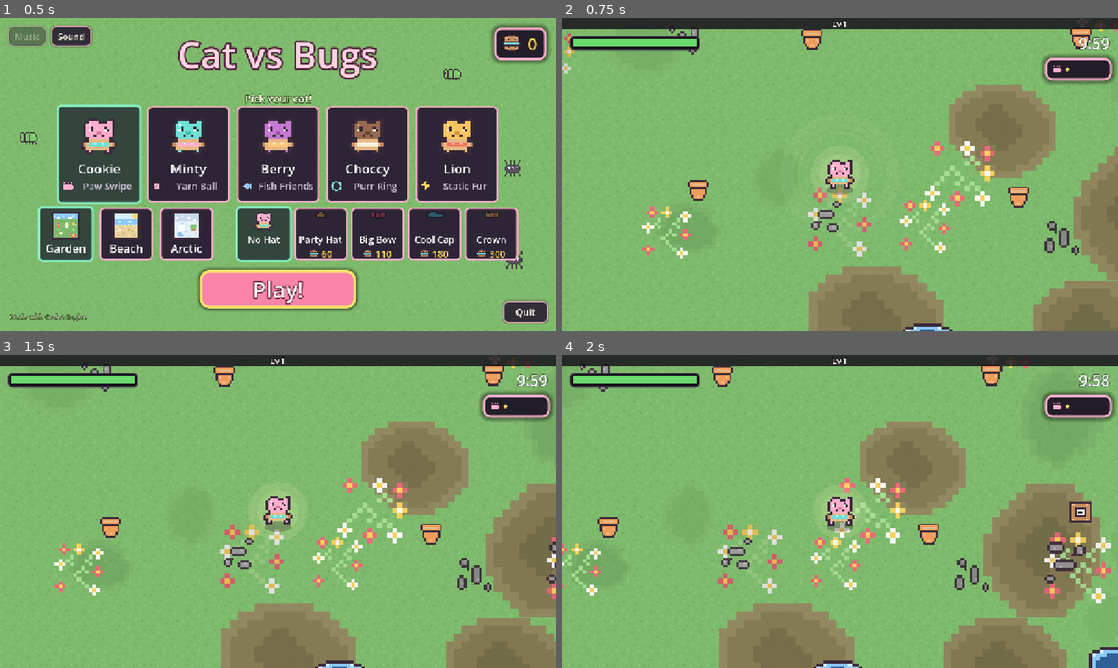
Above: before the commit, frames 1-4 (two rows, left to right).
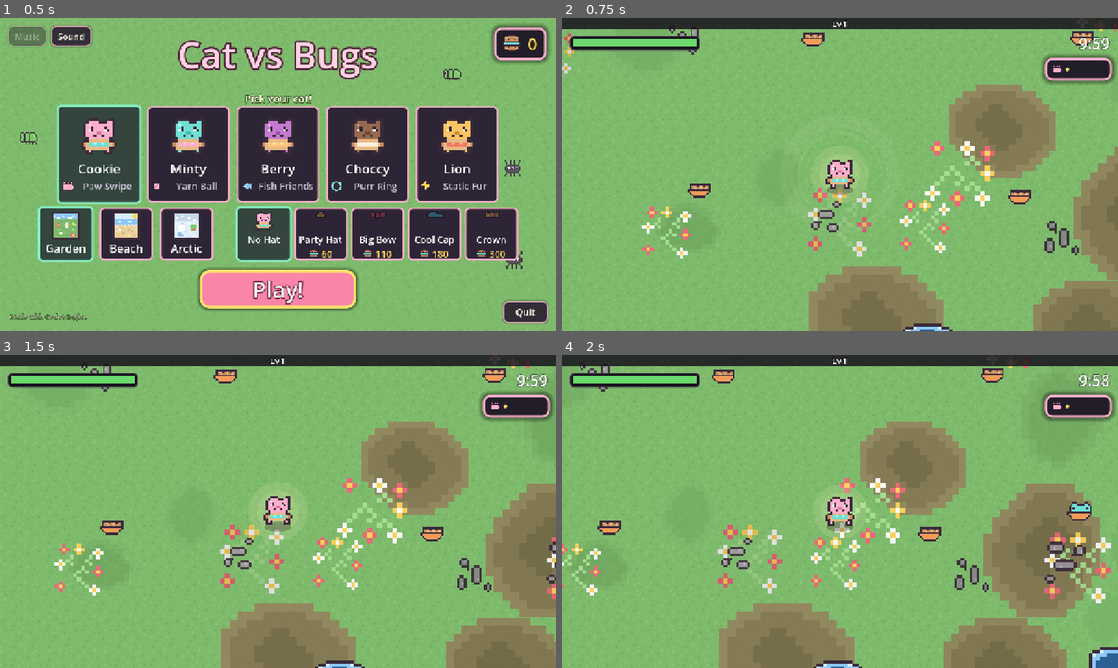
Above: after the commit, the same moments.

Repository: lukew-cogapp/cookie-cat
Game: Godot game, scene res://scenes/start_screen.tscn
Same seed, same stepped clock (60 frames per second), same inputs: the game is played once before the commit and once after it.
Inputs (mouse positions are in pixels of both pictures, inside the frame that each line leads up to):
- Up to frame 1 (0.5 s): no input
- Up to frame 2 (0.75 s): click "Play!" at 0.5 s
- Up to frame 3 (1.5 s): tap Enter at 1.25 s; move the mouse to (400, 495) at 1.27 s; hold D (move_right) from 1.28 s (still down); tap Space (confirm) at 1.35 s; click (400, 495) at 1.42 s
- Up to frame 4 (2 s): keep holding D (move_right)

Frame 1 is identical in both runs. In frame 2, 0.7% of the frame differs, in the area x 22-96%, y 3-61%; in frame 3, 0.7%; in frame 4, 0.9%, in the area x 6-96%, y 3-61%.

Commit message:
Swap the garden's breakables for food bowls
Biscuits, milk and fish: the things a cat would knock over, rather than
a pot of flowers it has no opinion about. The beach and arctic keep
their own sets, since a map is a skin.

Adds an eight second trailer for the Play listing. Recorded silent
because sixty bugs bursting at once is a wall of noise even through the
throttle, with the title read over the end.

Diff:
--- a/scripts/tuning.gd
+++ b/scripts/tuning.gd
@@ -1194,8 +1194,8 @@
 ## meaningless and the run trivial, so most give the xp gem a bug would.
 const PROPS := [
 	{
-		"name": "Flower Pot",
-		"art": "res://assets/prop_pot.png",
+		"name": "Biscuit Bowl",
+		"art": "res://assets/prop_bowl_food.png",
 		"hp": 12.0,
 		"radius": 13.0,
 		"heart_chance": 0.14,
@@ -1203,8 +1203,8 @@
 		"xp": 3,
 	},
 	{
-		"name": "Berry Bush",
-		"art": "res://assets/prop_bush.png",
+		"name": "Milk Bowl",
+		"art": "res://assets/prop_bowl_milk.png",
 		"hp": 20.0,
 		"radius": 15.0,
 		"heart_chance": 0.22,
@@ -1212,8 +1212,8 @@
 		"xp": 5,
 	},
 	{
-		"name": "Cookie Box",
-		"art": "res://assets/prop_box.png",
+		"name": "Fish Bowl",
+		"art": "res://assets/prop_bowl_fish.png",
 		"hp": 34.0,
 		"radius": 14.0,
 		"heart_chance": 0.10,
--- /dev/null
+++ b/test/trailer.gd
@@ -0,0 +1,94 @@
+extends SceneTree
+## Records a run for the Play listing's promo video.
+##
+## Runs WINDOWED and through Godot's own movie writer, which forces a fixed
+## frame rate and writes every frame however long it took to draw:
+##
+##   godot --path . --write-movie store/trailer.avi --fixed-fps 60 \
+##       --resolution 1920x1080 -s test/trailer.gd
+##
+## Play takes a YouTube link rather than a file, so the AVI is footage to
+## upload rather than the finished thing.
+##
+## It shows the loop the game actually is: bugs arrive, the toys kill them
+## without being aimed, the bar fills, and a card is picked. A cat walking
+## through empty grass shows none of that, which is what the first cut did.
+##
+## A -s script cannot name an autoload, so Run comes from the root.
+
+## Eight seconds. Godot's movie writer emits uncompressed frames, so a minute
+## at 1080p is most of a gigabyte, and the loop repeats anyway: a viewer who
+## has seen one level up has seen the game. Cut and re-encode from here.
+const SECONDS := 8.0
+## Matches the physics tick. Everything here moves on `_physics_process`, so
+## one recorded frame is one tick: recording at 30 writes every other tick and
+## the footage plays back at half speed.
+const FPS := 60.0
+## The picker is held long enough to read the three cards before one is taken.
+const PICK_HOLD := 1.4
+
+
+func _init() -> void:
+	await process_frame
+	# Silent. Sixty bugs bursting in one frame is a wall of noise even through
+	# the throttle, and a trailer gets music laid over it anyway.
+	get_root().get_node("Audio").set_muted(true, true)
+	var run: Node = get_root().get_node("Run")
+	var world: Node = load("res://scenes/world.tscn").instantiate()
+	get_root().add_child(world)
+	var player: Node2D = world.get_node("Player")
+	var hud: Node = world.get_node("Hud")
+	var swarm: Node = world.get_node("Swarm")
+	await physics_frame
+
+	# Eight seconds is no time to build a crowd from nothing, so the run opens
+	# mid-fight: a ring of bugs, a few toys already earned, and the bar nearly
+	# full so the level up lands inside the clip.
+	for i in 60:
+		var a := TAU * float(i) / 60.0
+		var d := 220.0 + float(i % 5) * 40.0
+		swarm.spawn(player.global_position + Vector2.from_angle(a) * d, i % 5)
+	run.weapons["yarn"] = 2
+	run.weapons["purr"] = 2
+	run.weapons["fish"] = 1
+	run.add_xp(run.xp_needed - 40)
+
+	var frames := int(SECONDS * FPS)
+	var held := 0
+	for f in frames:
+		if hud._picker.visible:
+			# Left up so the cards can be read, then one is taken. The pause
+			# stops physics, so the countdown runs on rendered frames instead.
+			held += 1
+			# Only the first one is shown. Four pick screens in eight seconds is
+			# a video about menus, and the game is the crowd behind them.
+			if held > int(PICK_HOLD * FPS):
+				held = 0
+				var choices: Array = hud._pending[0] if not hud._pending.is_empty() else []
+				hud._pending.clear()
+				hud._picker.visible = false
+				paused = false
+				if not choices.is_empty():
+					run.take(String(choices[0]))
+				# One pick screen is the feature; four in eight seconds is a
+				# video about menus.
+				run.xp_needed = 100000
+				run.xp_needed = 100000
+			await process_frame
+			continue
+
+		# A slow drift rather than a circle: enough for the lawn to scroll and
+		# for the crowd to have somewhere to chase the cat from.
+		var a := TAU * float(f) / (FPS * 12.0)
+		player.position += Vector2.from_angle(a) * Tuning.PLAYER_SPEED * 0.7 / FPS
+		# Bugs are fed in faster than the wave table would this early: the
+		# footage has to show a crowd, and minute zero is three grubs.
+		if f % 3 == 0:
+			var at: Vector2 = player.global_position + Vector2.from_angle(randf() * TAU) * 320.0
+			swarm.spawn(at, randi() % 4)
+		# Kept alive. A death screen halfway through is not what this is for.
+		player.heal(Tuning.PLAYER_MAX_HP)
+		await physics_frame
+
+	print("TRAILER DONE, %d frames" % frames)
+	quit()
Binary file changed: assets/prop_bowl_fish.png
Binary file changed: assets/prop_bowl_food.png
Binary file changed: assets/prop_bowl_milk.png
Binary file removed: assets/prop_box.png
Not shown, removed: assets/prop_box.png.import
Binary file removed: assets/prop_bush.png
Not shown, removed: assets/prop_bush.png.import
Binary file removed: assets/prop_pot.png
Not shown, removed: assets/prop_pot.png.import
Not shown, added: .DS_Store
Not shown, changed: scripts/tools/make_art.py
Not shown, added: store/trailer.mp4
